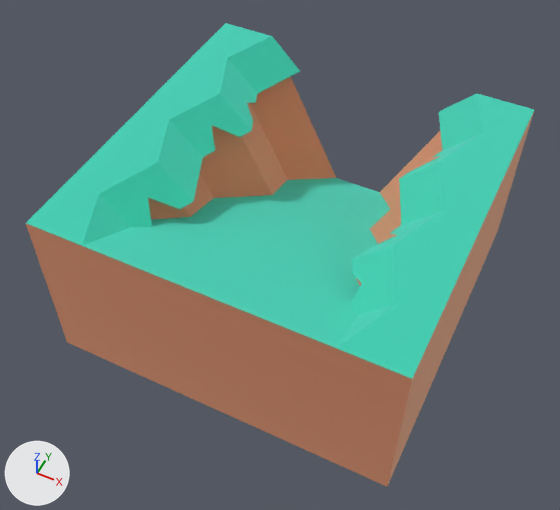
What one commit did to the glTF model packs/nature-kit/cliff-blockslopehalfwalls-rock.glb.
Camera for both pictures: a 50 mm camera at (0.649, -1.407, 1.815) aimed at (-0.018, -0.074, 0.148). The lights are fixed; the arrows at lower left show +X, +Y and +Z. The older version comes first. Where no turn or scale is listed for an object, it has been applied to the vertices.

In view in the first picture: 'cliff_blockSlopeHalfWalls_rock'.
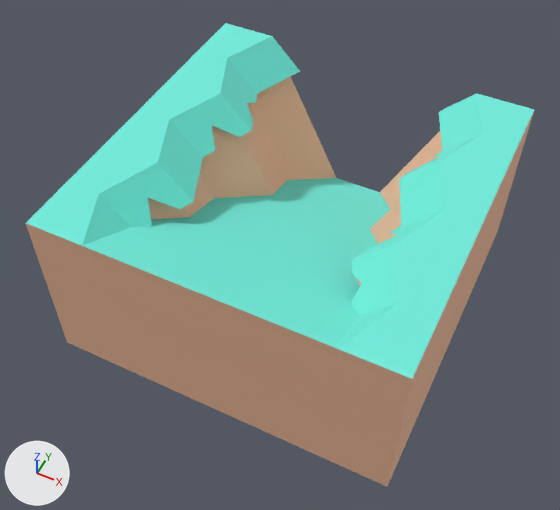
The edits, one by one:
In material 'dirt' (mat_dirt), metallic goes from 1.0 to 0.0.
In material 'grass' (mat_grass), metallic goes from 1.0 to 0.0.
Object 'tmpParent' (ob_tmpparent) is deleted.

Boxes (x1, y1, x2, y2) around the edits, measured in the pictures (560 x 510 px):
'cliff_blockSlopeHalfWalls_rock', surface changed
    both: (26, 23, 534, 487)
